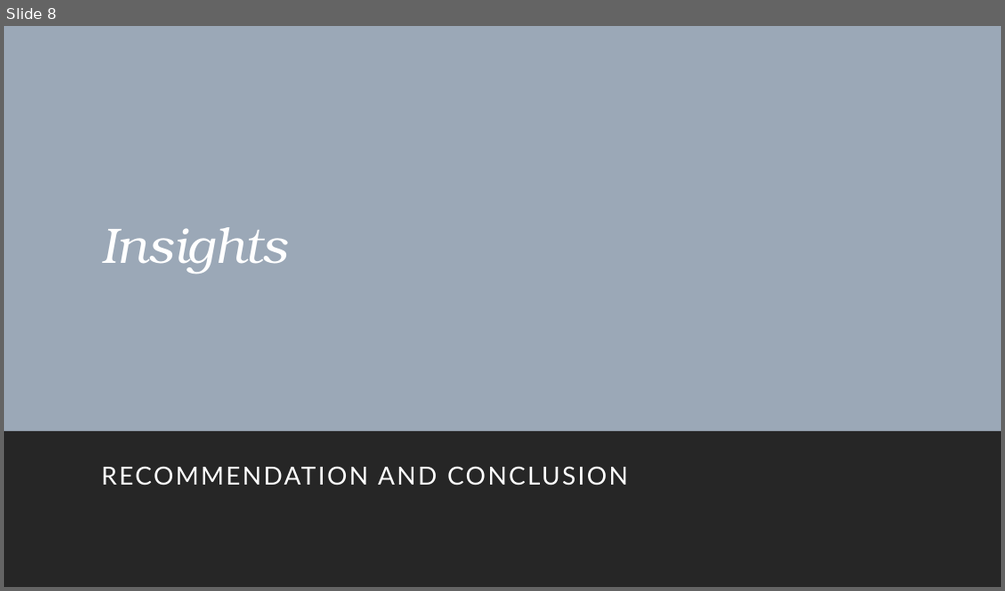
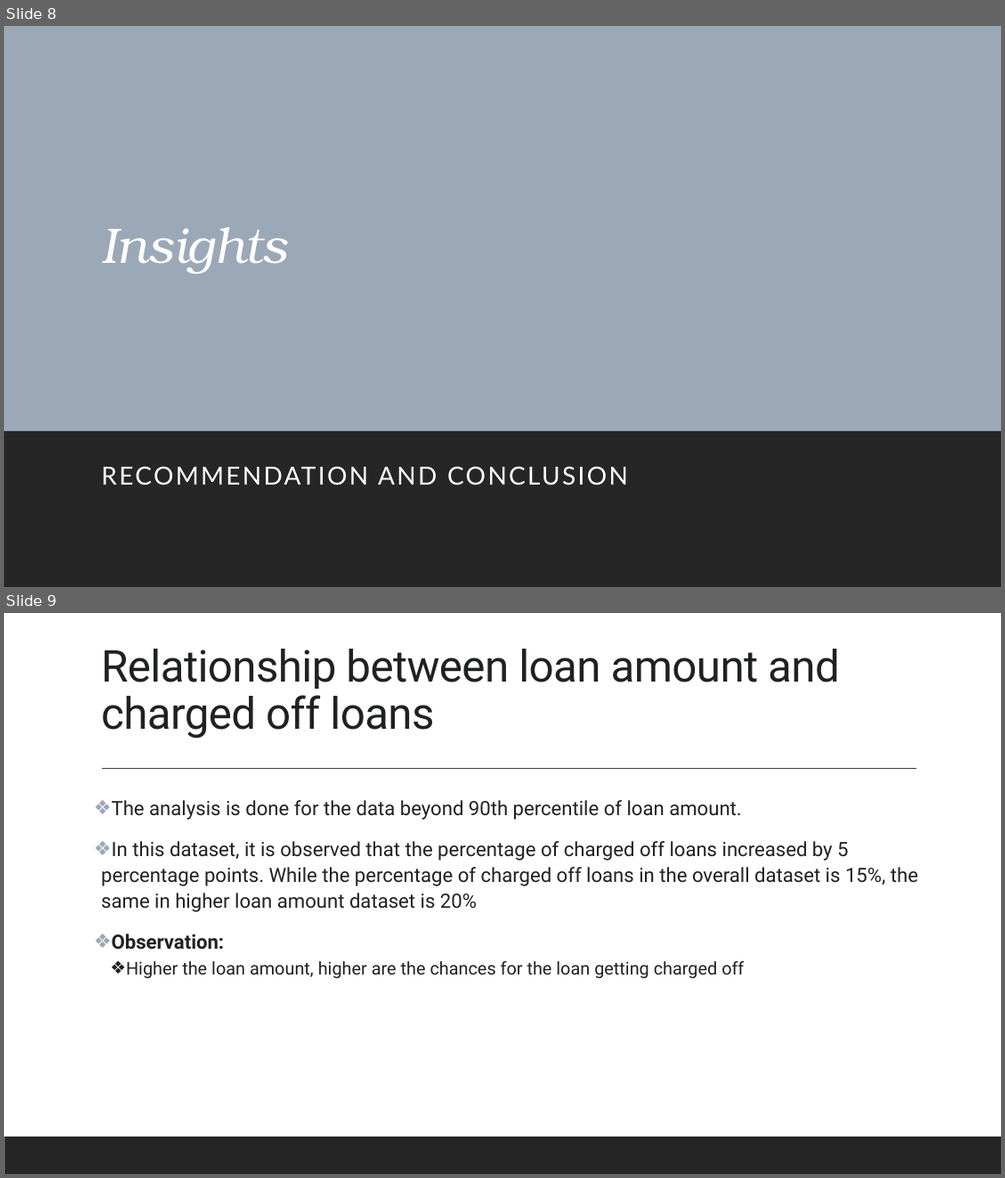
Before and after one commit to vidhyadharpandit/LendingClubCaseStudy, a slide deck: LendingClubCaseStudy-Presentation.pptx. Shown one above the other, each under a label of ours: slide 8 before the commit, slides 8 and 9 after it. The pictures are 1005x591 and 1005x1178 pixels, drawn with LibreOffice and Linux fonts; fonts in the diff are those of the drawing. Boxes give left, top, right and bottom in pixels: in the first picture for what was removed or moved away, otherwise in the second. Text is boxed around its words. In the diff, an @@ line names an element or a change of style, - is before the commit and + after.

```diff
--- a/LendingClubCaseStudy-Presentation.pptx
+++ b/LendingClubCaseStudy-Presentation.pptx
@@ slide 9 added at bbox=[4, 613, 1001, 1174], background #FFFFFF; not listed: 1 template element that a slide beside it also shows @@
@@ title added at bbox=[101, 649, 840, 738], 42.3 pt, text #202124 @@
+Relationship between loan amount and charged off loans
@@ line added from (102, 769) to (917, 769), #404040 1 pt @@
@@ text added at bbox=[101, 800, 918, 978], 19 pt, text #202124 @@
+❖ The analysis is done for the data beyond 90th percentile of loan amount.
+❖ In this dataset, it is observed that the percentage of charged off loans increased by 5 percentage points. While the percentage of charged off loans in the overall dataset is 15%, the same in higher loan amount dataset is 20%
+❖ Observation:
+  ❖ Higher the loan amount, higher are the chances for the loan getting charged off
```
Also in this commit, not shown: 12 slides changed, 2 other slides added, 5 slides removed, 2 other files.
